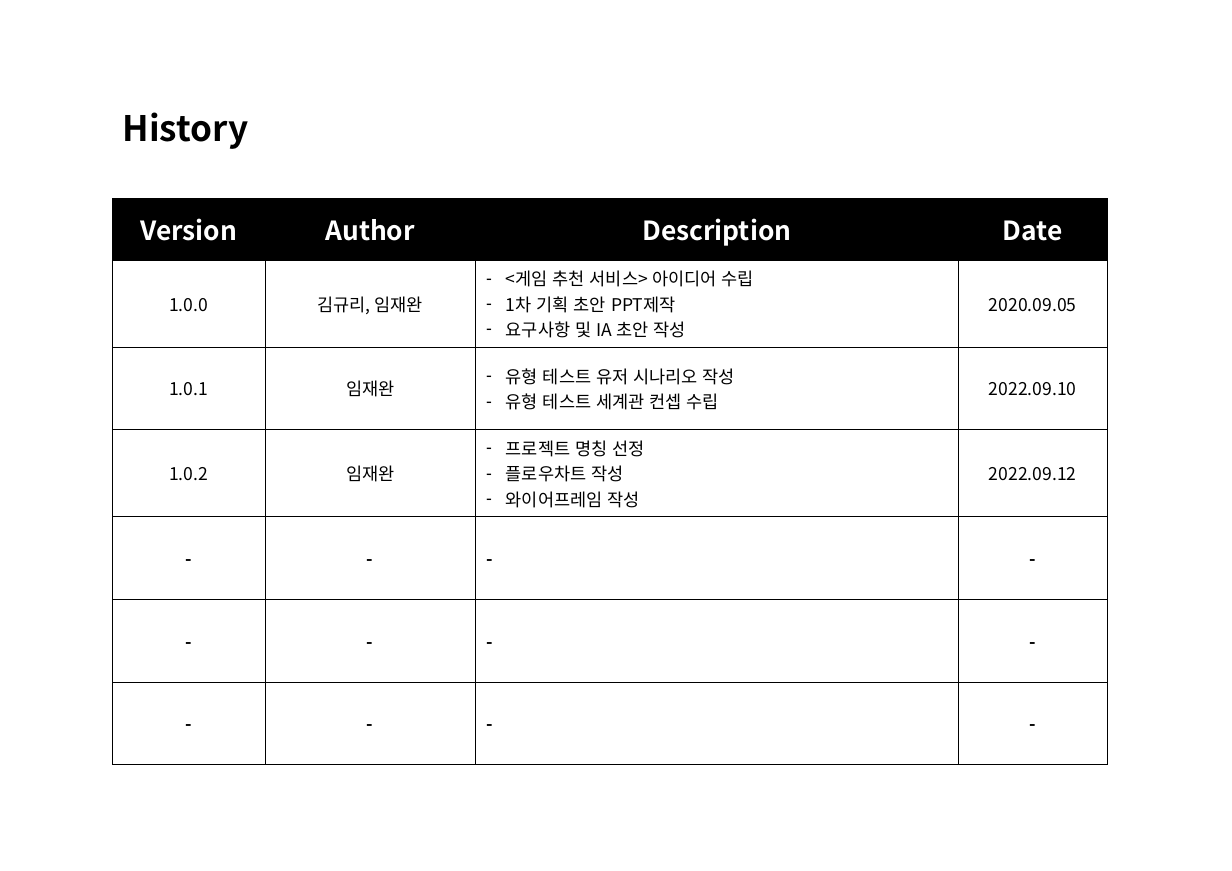
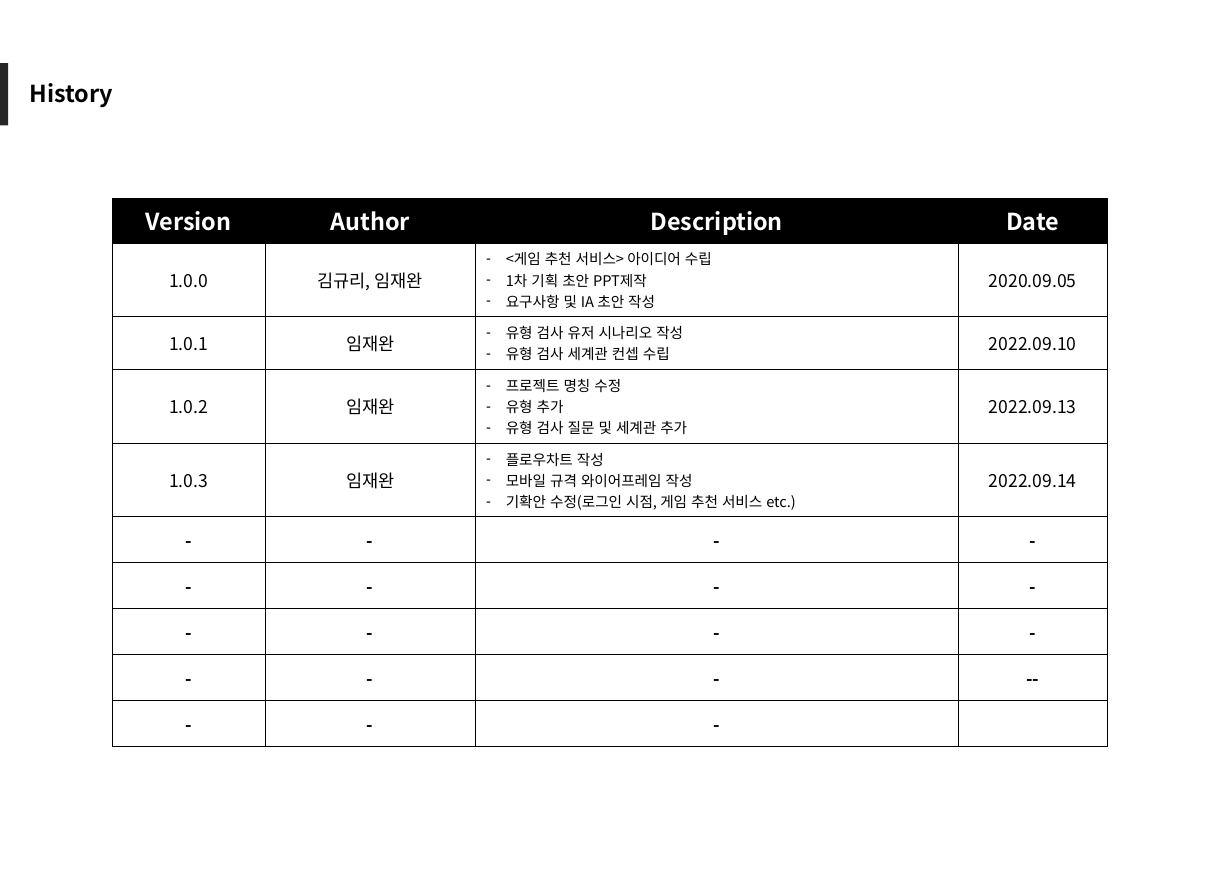
Before and after one commit to JWdori/Solutions_Naver, a slide deck: slide 2 of 개발4팀_기획안.pptx (slide 8 before the commit). Drawn at 1232x871 pixels with LibreOffice and Linux fonts; fonts in the diff are those of the drawing. Boxes give left, top, right and bottom in pixels: in the first picture for what was removed or moved away, otherwise in the second. Text is boxed around its words. In the diff, an @@ line names an element or a change of style, - is before the commit and + after.

```diff
--- a/개발4팀_기획안.pptx
+++ b/개발4팀_기획안.pptx
@@ rectangle added at [0,63,8,125], fill #262626 @@
@@ text "History": place and size @@
-text "History" at [123,112,249,149]
+text "History" at [30,83,114,108]
@@ text "History" at [30,83,114,108]: size 24 to 16 pt @@
@@ table at [113,199,1108,713] @@
-row 3: 1.0.1 | 임재완 | 유형 테스트 유저 시나리오 작성 / 유형 테스트 세계관 컨셉 수립 | 2022.09.10
-row 4: 1.0.2 | 임재완 | 프로젝트 명칭 선정 / 플로우차트 작성 / 와이어프레임 작성 | 2022.09.12
+row 3: 1.0.1 | 임재완 | 유형 검사 유저 시나리오 작성 / 유형 검사 세계관 컨셉 수립 | 2022.09.10
+row 4: 1.0.2 | 임재완 | 프로젝트 명칭 수정 / 유형 추가 / 유형 검사 질문 및 세계관 추가 | 2022.09.13
+row 5: 1.0.3 | 임재완 | 플로우차트 작성 / 모바일 규격 와이어프레임 작성 / 기확안 수정(로그인 시점, 게임 추천 서비스 etc.) | 2022.09.14
+row 9: - | - | - | --
+row 10: - | - | - | 
```
Also in this commit, not shown: 6 other slides changed, 8 slides added, 6 slides removed, 2 other files.
